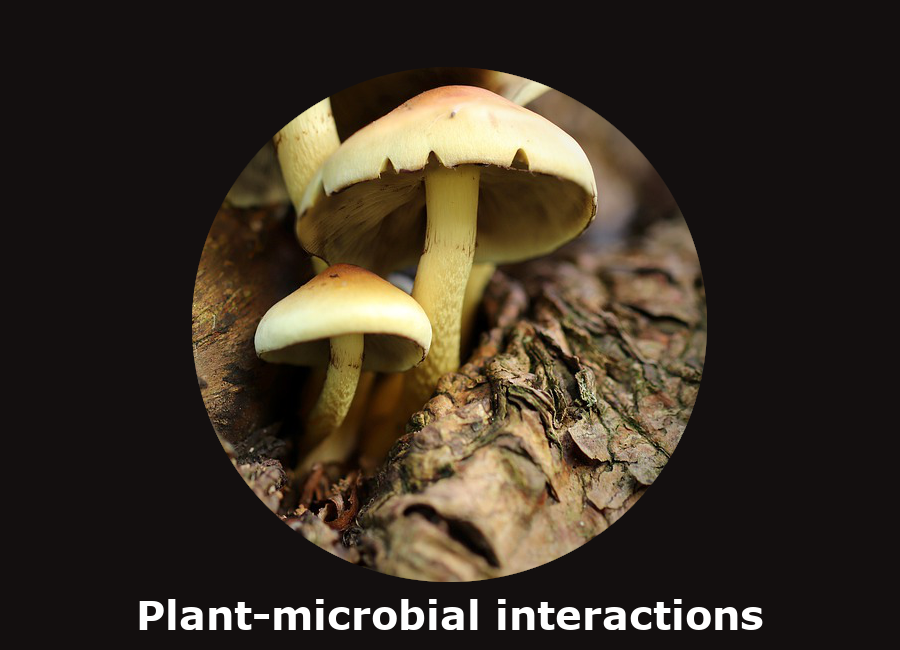
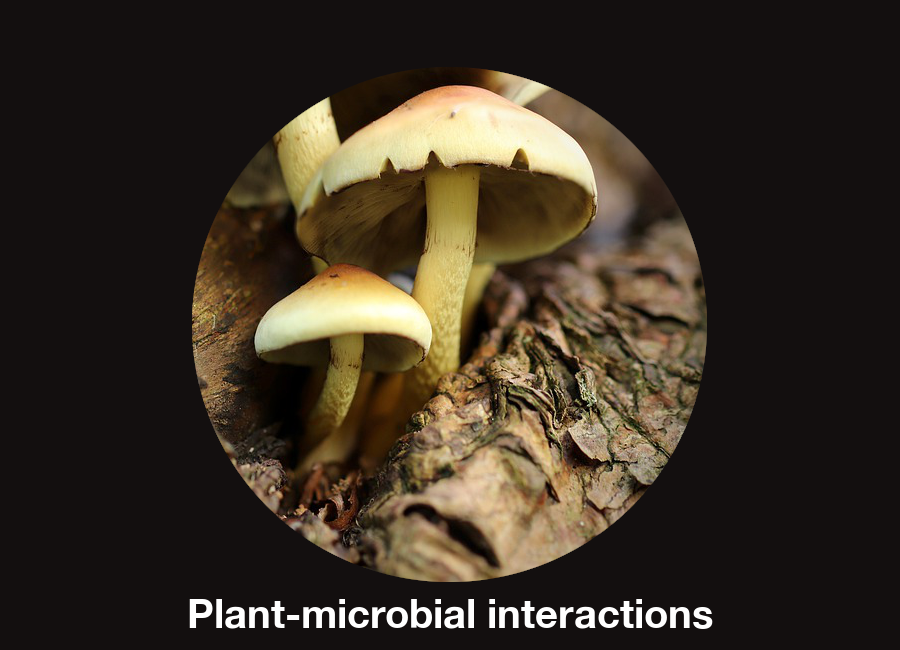
Revision of a layered 900 x 650 image; what changed, layer by layer:
painted on "Plant-microbial interactions" over [139, 599, 763, 630]
